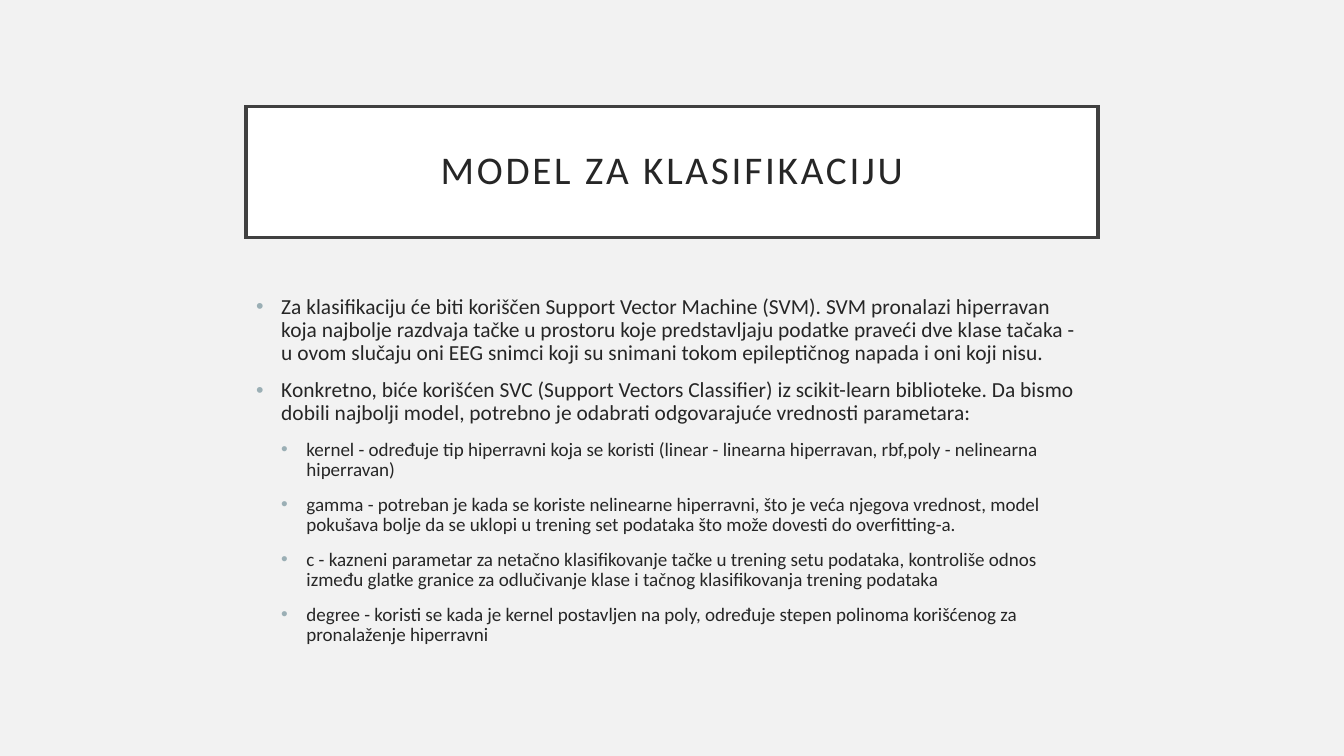
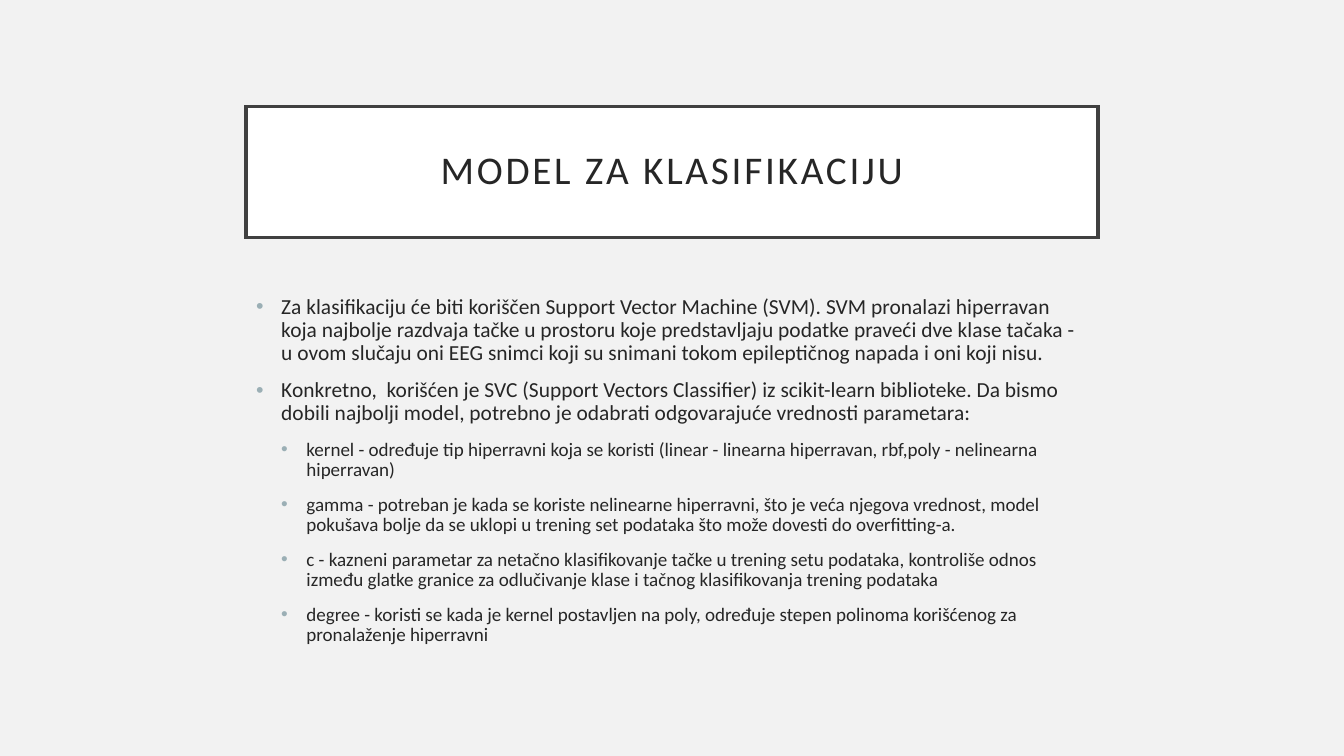
Before and after one commit to mijatkrivokapic/Epileptic-Seizure-Recognition, a slide deck: slide 8 of Detekcija epileptičnih napada pomoću EEG vremenske serije.pptx (slide 9 before the commit). Drawn at 1344x756 pixels with LibreOffice and Linux fonts; fonts in the diff are those of the drawing. Boxes give left, top, right and bottom in pixels: in the first picture for what was removed or moved away, otherwise in the second. Text is boxed around its words. In the diff, an @@ line names an element or a change of style, - is before the commit and + after.

```diff
--- a/Detekcija epileptičnih napada pomoću EEG vremenske serije.pptx
+++ b/Detekcija epileptičnih napada pomoću EEG vremenske serije.pptx
@@ text at [281,381,1058,424]: text changed @@
-• Konkretno, biće korišćen SVC (Support Vectors Classifier) iz scikit-learn biblioteke. Da bismo dobili najbolji model, potrebno je odabrati odgovarajuće vrednosti parametara:
+• Konkretno, korišćen je SVC (Support Vectors Classifier) iz scikit-learn biblioteke. Da bismo dobili najbolji model, potrebno je odabrati odgovarajuće vrednosti parametara:
```
Also in this commit, not shown: 6 other slides changed, 8 slides added, 4 slides removed, 1 other file.
